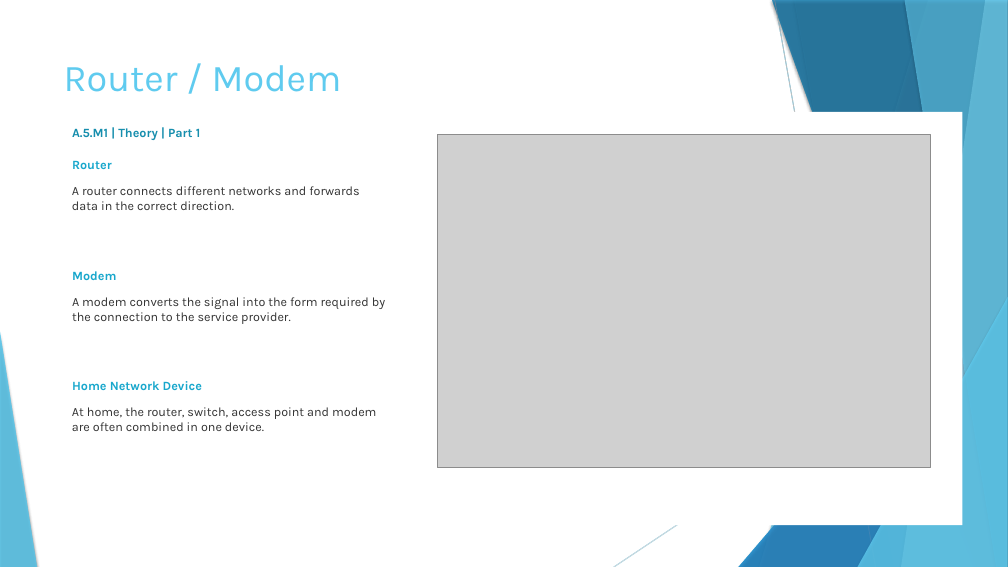
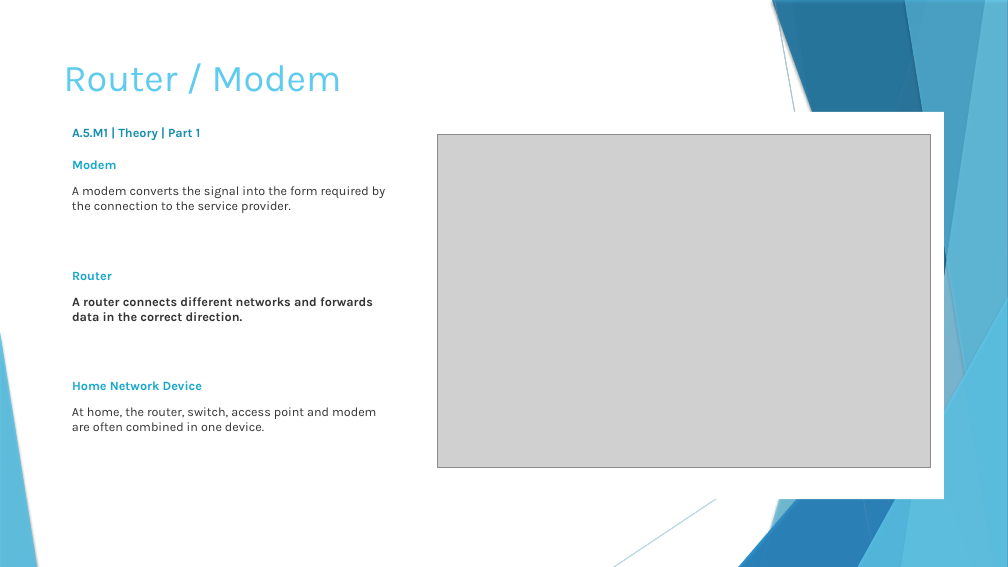
Before and after one commit to aristos32/education, a slide deck: slide 6 of schools-presentations/A Lykeiou/alloglossoi/A.5.M1 Introduction - Part 1 English.pptx. Drawn at 1008x567 pixels with LibreOffice and Linux fonts; fonts in the diff are those of the drawing; grey boxes stand for pictures. Boxes give left, top, right and bottom in pixels: in the first picture for what was removed or moved away, otherwise in the second. Text is boxed around its words. In the diff, an @@ line names an element or a change of style, - is before the commit and + after.

```diff
--- a/schools-presentations/A Lykeiou/alloglossoi/A.5.M1 Introduction - Part 1 English.pptx
+++ b/schools-presentations/A Lykeiou/alloglossoi/A.5.M1 Introduction - Part 1 English.pptx
@@ rectangle: place and size @@
-rectangle at bbox=[49, 112, 963, 526]
+rectangle at bbox=[30, 112, 944, 499]
@@ text at bbox=[72, 160, 116, 169]: text changed @@
-Router
+Modem
@@ text "A modem converts the signal ...": place and size @@
-text "A modem converts the signal ..." at bbox=[72, 297, 385, 324]
+text "A modem converts the signal ..." at bbox=[72, 186, 385, 213]
@@ text "A router connects different networks ...": place and size @@
-text "A router connects different networks ..." at bbox=[72, 186, 359, 210]
+text "A router connects different networks ..." at bbox=[72, 297, 373, 321]
@@ text "A router connects different networks ..." at bbox=[72, 297, 373, 321]: bold on @@
@@ text at bbox=[72, 272, 112, 280]: text changed @@
-Modem
+Router
```
Also in this commit, not shown: 3 other files.
